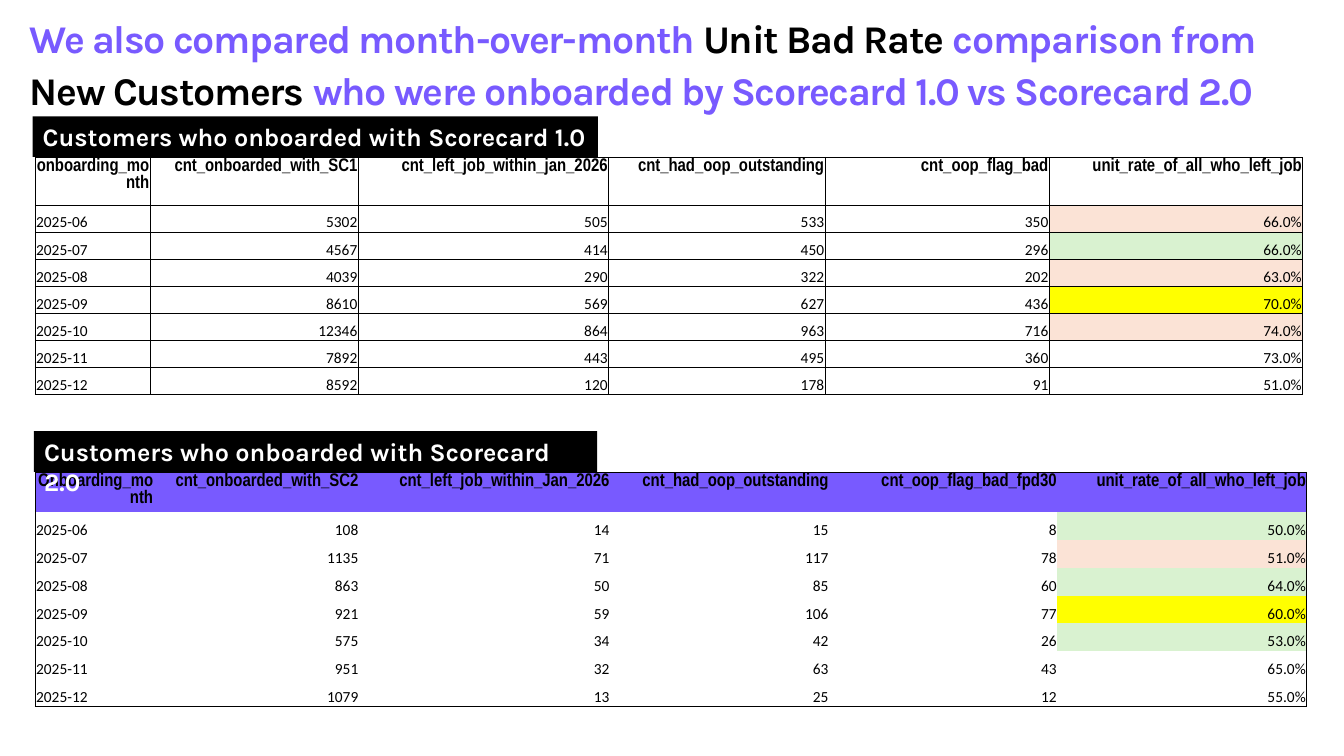
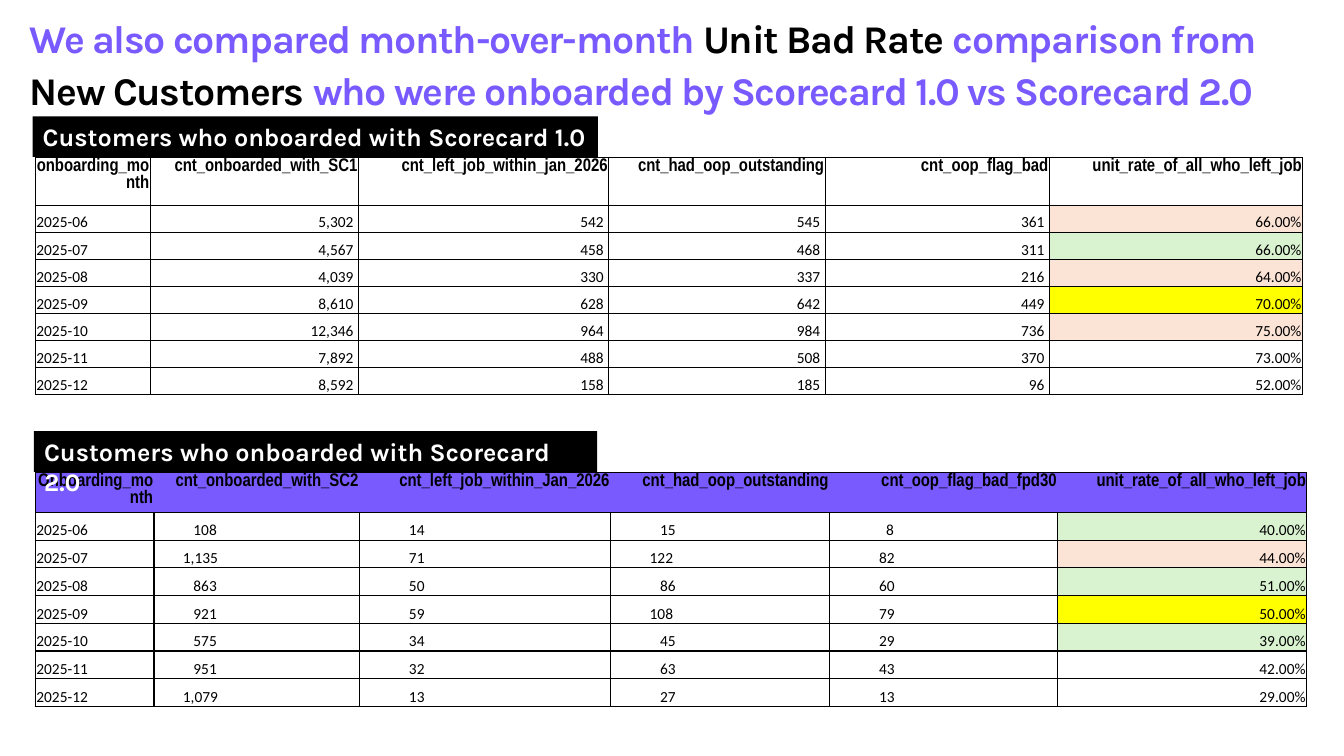
Before and after one commit to dchakroborti-tonik/Tendo_Model_Monitoring_Dashboard, a slide deck: slide 7 of Tendo_Monitoring_data/20260330_Tendo_Model_Monitoring_Dashboards_Requirement_v1.pptx. Drawn at 1344x756 pixels with LibreOffice and Linux fonts; fonts in the diff are those of the drawing. Boxes give left, top, right and bottom in pixels: in the first picture for what was removed or moved away, otherwise in the second. Text is boxed around its words. In the diff, an @@ line names an element or a change of style, - is before the commit and + after.

```diff
--- a/Tendo_Monitoring_data/20260330_Tendo_Model_Monitoring_Dashboards_Requirement_v1.pptx
+++ b/Tendo_Monitoring_data/20260330_Tendo_Model_Monitoring_Dashboards_Requirement_v1.pptx
@@ table at bbox=[35, 157, 1302, 399] @@
-row 2: 2025-06 | 5302 | 505 | 533 | 350 | 66.0%
+row 2: 2025-06 | 5,302 | 542 | 545 | 361 | 66.00%
-row 3: 2025-07 | 4567 | 414 | 450 | 296 | 66.0%
+row 3: 2025-07 | 4,567 | 458 | 468 | 311 | 66.00%
-row 4: 2025-08 | 4039 | 290 | 322 | 202 | 63.0%
+row 4: 2025-08 | 4,039 | 330 | 337 | 216 | 64.00%
-row 5: 2025-09 | 8610 | 569 | 627 | 436 | 70.0%
+row 5: 2025-09 | 8,610 | 628 | 642 | 449 | 70.00%
-row 6: 2025-10 | 12346 | 864 | 963 | 716 | 74.0%
+row 6: 2025-10 | 12,346 | 964 | 984 | 736 | 75.00%
-row 7: 2025-11 | 7892 | 443 | 495 | 360 | 73.0%
+row 7: 2025-11 | 7,892 | 488 | 508 | 370 | 73.00%
-row 8: 2025-12 | 8592 | 120 | 178 | 91 | 51.0%
+row 8: 2025-12 | 8,592 | 158 | 185 | 96 | 52.00%
@@ table at bbox=[35, 472, 1307, 716] @@
-row 2, column 6: 50.0%
+row 2, column 6: 40.00%
-row 3: 2025-07 | 1135 | 71 | 117 | 78 | 51.0%
+row 3: 2025-07 | 1,135 | 71 | 122 | 82 | 44.00%
-row 4, column 4: 85
+row 4, column 4: 86
-row 4, column 6: 64.0%
+row 4, column 6: 51.00%
-row 5: 2025-09 | 921 | 59 | 106 | 77 | 60.0%
+row 5: 2025-09 | 921 | 59 | 108 | 79 | 50.00%
-row 6: 2025-10 | 575 | 34 | 42 | 26 | 53.0%
+row 6: 2025-10 | 575 | 34 | 45 | 29 | 39.00%
-row 7, column 6: 65.0%
+row 7, column 6: 42.00%
-row 8: 2025-12 | 1079 | 13 | 25 | 12 | 55.0%
+row 8: 2025-12 | 1,079 | 13 | 27 | 13 | 29.00%
@@ alignment right to left @@
@@ borders changed @@
```
Also in this commit, not shown: 1 other slide changed, 8 other files.
